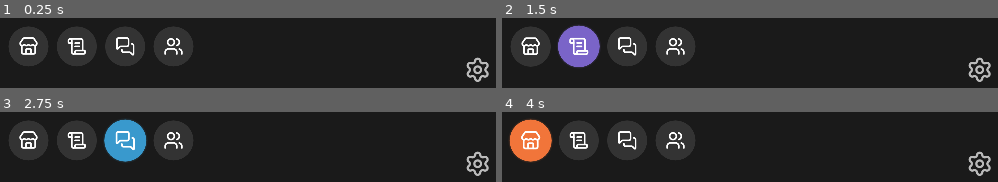
Above: before the commit, frames 1-4 (two rows, left to right).
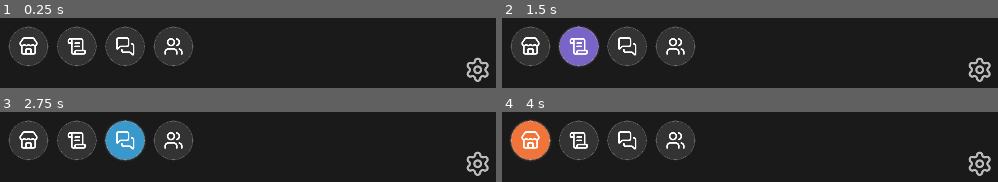
Above: after the commit, the same moments.

Repository: Bildurre/choque_de_leyendas_vg
Game: Godot game, scene res://screens/main_menu/main_menu_desktop.tscn
Same seed, same stepped clock (60 frames per second), same inputs: the game is played once before the commit and once after it.
Inputs (mouse positions are in pixels of both pictures, inside the frame that each line leads up to):
- Up to frame 1 (0.25 s): no input
- Up to frame 2 (1.5 s): click (531, 46) at 0.5 s; click (576, 46) at 1.25 s
- Up to frame 3 (2.75 s): click (124, 140) at 2 s
- Up to frame 4 (4 s): click (675, 140) at 2.75 s; click (531, 140) at 3.5 s

The runs differ from the first frame. In frame 1, 0.5% of the frame differs, in the area x 1-40%, y 11-69%; in frame 2, 1.6%; in frame 3, 1.5%; in frame 4, 1.6%, in the area x 1-40%, y 10-72%.

Commit message:
Remove scale animation, add border to IconButton
- Remove hover scale tween entirely
- Add 2px border to all states (normal, hover, pressed)
- Normal: subtle border (white 15% opacity)
- Hover: slightly brighter border (white 30% opacity)
- Pressed: mid border (white 20% opacity)

https://claude.ai/code/session_0176j4sJi8nNgewyZfevnuDY

Diff:
--- a/ui/components/buttons/icon_button.gd
+++ b/ui/components/buttons/icon_button.gd
@@ -13,7 +13,6 @@
 ## Padding interior entre el borde del boton y el icono.
 @export var icon_padding: float = 24.0
 
-var _tween: Tween
 var _normal_style: StyleBoxFlat
 var _hover_style: StyleBoxFlat
 var _pressed_style: StyleBoxFlat
@@ -29,18 +28,12 @@
 
 	_setup_styles()
 
-	resized.connect(_update_pivot)
-	_update_pivot()
-
-	mouse_entered.connect(_on_hover_entered)
-	mouse_exited.connect(_on_hover_exited)
-
 
 func _setup_styles() -> void:
 	var radius := int(button_diameter / 2.0)
 	var pad := int(icon_padding)
 
-	# Estado normal: fondo gris oscuro, sin sombra
+	# Estado normal: fondo gris oscuro + borde sutil
 	_normal_style = StyleBoxFlat.new()
 	_normal_style.bg_color = GameColors.COLOR_BG_DARK_TERTIARY
 	_normal_style.set_corner_radius_all(radius)
@@ -48,8 +41,13 @@
 	_normal_style.content_margin_top = pad
 	_normal_style.content_margin_right = pad
 	_normal_style.content_margin_bottom = pad
+	_normal_style.border_width_left = 2
+	_normal_style.border_width_top = 2
+	_normal_style.border_width_right = 2
+	_normal_style.border_width_bottom = 2
+	_normal_style.border_color = Color(GameColors.COLOR_TEXT_LIGHT, 0.15)
 
-	# Estado hover: color intermedio + sombra
+	# Estado hover: color intermedio + borde mas visible + sombra
 	_hover_style = StyleBoxFlat.new()
 	_hover_style.bg_color = hover_color
 	_hover_style.set_corner_radius_all(radius)
@@ -57,11 +55,16 @@
 	_hover_style.content_margin_top = pad
 	_hover_style.content_margin_right = pad
 	_hover_style.content_margin_bottom = pad
+	_hover_style.border_width_left = 2
+	_hover_style.border_width_top = 2
+	_hover_style.border_width_right = 2
+	_hover_style.border_width_bottom = 2
+	_hover_style.border_color = Color(GameColors.COLOR_TEXT_LIGHT, 0.3)
 	_hover_style.shadow_size = 4
 	_hover_style.shadow_color = Color(hover_color, 0.2)
 	_hover_style.shadow_offset = Vector2(0, 0)
 
-	# Estado presionado: color intermedio mas oscuro
+	# Estado presionado: color intermedio mas oscuro + borde
 	_pressed_style = StyleBoxFlat.new()
 	_pressed_style.bg_color = hover_color.darkened(0.2)
 	_pressed_style.set_corner_radius_all(radius)
@@ -69,6 +72,11 @@
 	_pressed_style.content_margin_top = pad
 	_pressed_style.content_margin_right = pad
 	_pressed_style.content_margin_bottom = pad
+	_pressed_style.border_width_left = 2
+	_pressed_style.border_width_top = 2
+	_pressed_style.border_width_right = 2
+	_pressed_style.border_width_bottom = 2
+	_pressed_style.border_color = Color(GameColors.COLOR_TEXT_LIGHT, 0.2)
 
 	# Aplicar estilos
 	add_theme_stylebox_override("normal", _normal_style)
@@ -78,21 +86,3 @@
 
 	# Cursor de mano
 	mouse_default_cursor_shape = Control.CURSOR_POINTING_HAND
-
-
-func _update_pivot() -> void:
-	pivot_offset = size / 2.0
-
-
-func _on_hover_entered() -> void:
-	if _tween:
-		_tween.kill()
-	_tween = create_tween().set_ease(Tween.EASE_OUT).set_trans(Tween.TRANS_CUBIC)
-	_tween.tween_property(self, "scale", Vector2(1.05, 1.05), 0.5)
-
-
-func _on_hover_exited() -> void:
-	if _tween:
-		_tween.kill()
-	_tween = create_tween().set_ease(Tween.EASE_OUT).set_trans(Tween.TRANS_CUBIC)
-	_tween.tween_property(self, "scale", Vector2.ONE, 0.5)
